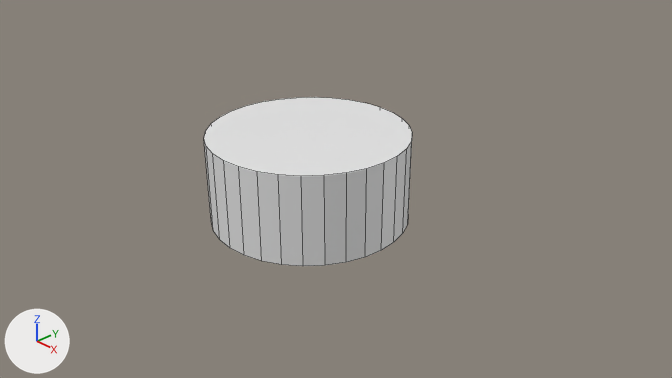
The Blender file Chess Piece Base.blend as it was, and as the next commit left it.
Camera for both pictures: the file's camera 'Camera'. The lights are fixed; the arrows at lower left show +X, +Y and +Z. Mesh edges are drawn as thin lines.

Names of what the first picture shows: 'Chess Piece Base'.
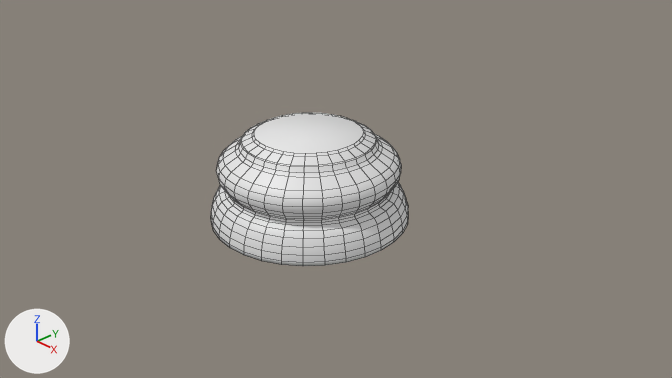
Pixel boxes [x1, y1, x2, y2] of what changed, in the pictures (672 x 378 px):
'Chess Piece Base', reshaped (9% shorter)
    before: [204, 97, 412, 266]
    after: [211, 113, 408, 266]
part 1 of me_cylinder, built on
    before: [204, 141, 412, 266]
    after: [211, 119, 408, 266]
part 2 of me_cylinder, shading changed
    before: [204, 97, 412, 176]
    after: [254, 113, 363, 154]

The change, as a list of edits to the scene's bpy script:
```text
Change me_cylinder:
    used by ob_chess_piece_base; location = (0.0, 0.0, 1.0)
    remove me_cylinder.from_pydata(...)  # 64 vertices, 34 faces; spans x -1.5..1.5, y -1.5..1.5, z -1.0..0.34
    add me_cylinder.from_pydata(...)  # 672 vertices, 642 faces; spans x -1.5..1.5, y -1.5..1.5, z -1.0..0.34
    me_cylinder part 1: 32 vertices moved from x -1.5..1.5, y -1.5..1.5, z 0.34 to x -0.79..0.79, y -0.79..0.79, z 0.34; 608 vertices added at x -1.5..1.5, y -1.5..1.5, z -0.95..0.31
    me_cylinder part 2: 2 kept faces spanning x -1.5..1.5, y -1.5..1.5, z -1.0..0.34 are now shaded smooth
```
